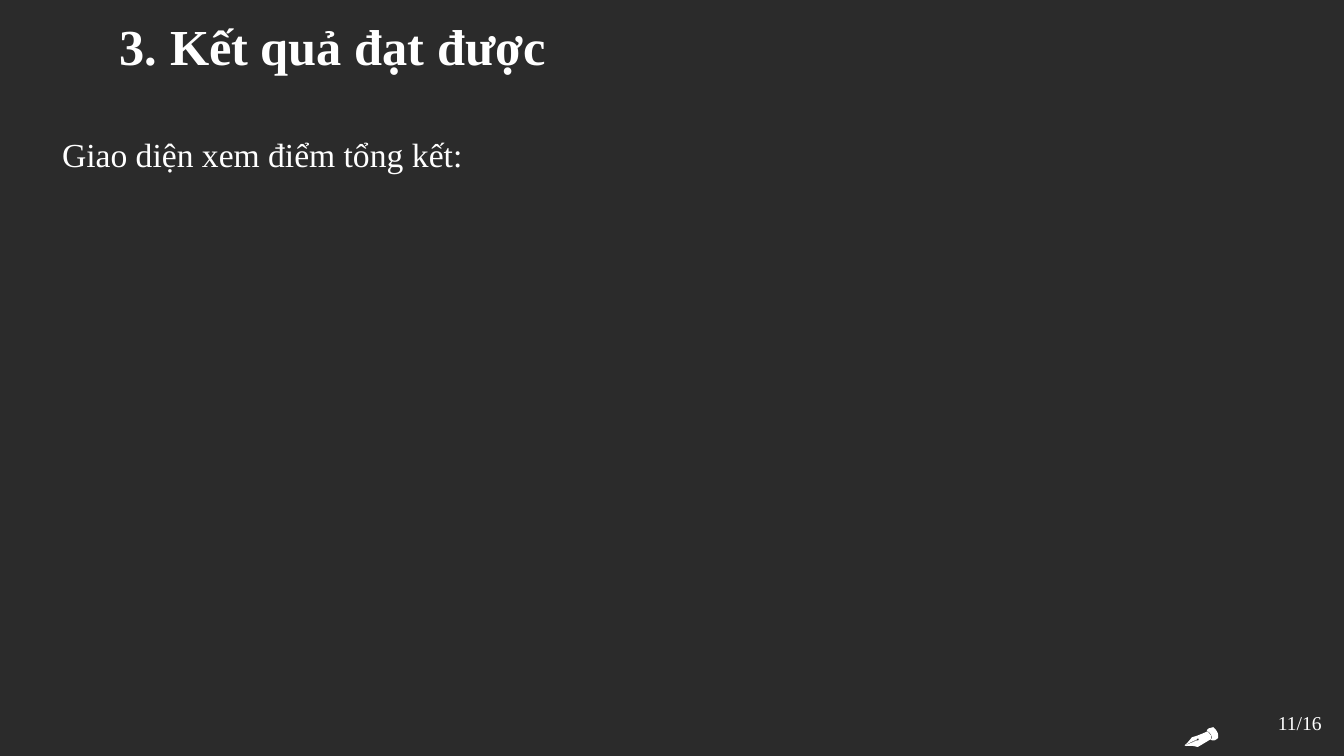
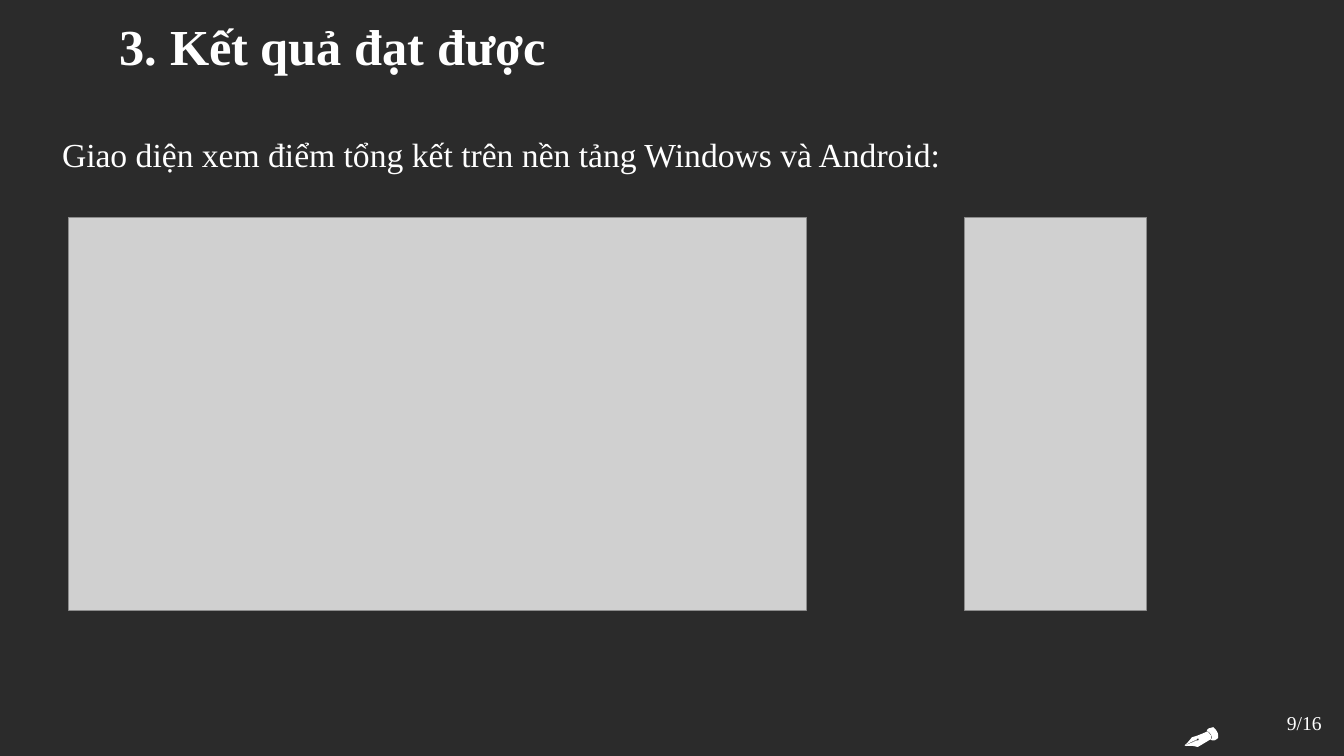
Before and after one commit to DoanVanQuan21/SchoolManagement, a slide deck: slide 9 of Datas/slides/DATN_DoanVanQuan_2020602342.pptx (slide 11 before the commit). Drawn at 1344x756 pixels with LibreOffice and Linux fonts; fonts in the diff are those of the drawing; grey boxes stand for pictures; background and template pictures are left out; a plain dark background stands for a picture behind light text. Boxes give left, top, right and bottom in pixels: in the first picture for what was removed or moved away, otherwise in the second. Text is boxed around its words. In the diff, an @@ line names an element or a change of style, - is before the commit and + after.

```diff
--- a/Datas/slides/DATN_DoanVanQuan_2020602342.pptx
+++ b/Datas/slides/DATN_DoanVanQuan_2020602342.pptx
@@ text at <box>62,142,940,174</box>: text changed @@
-Giao diện xem điểm tổng kết:
+Giao diện xem điểm tổng kết trên nền tảng Windows và Android:
@@ picture added at <box>69,218,807,610</box> @@
@@ picture added at <box>965,218,1146,610</box> @@
@@ page number at <box>1287,717,1322,730</box>: text changed @@
-11/16
+9/16
```
Also in this commit, not shown: 4 other slides changed, 2 slides removed, 6 other files.
